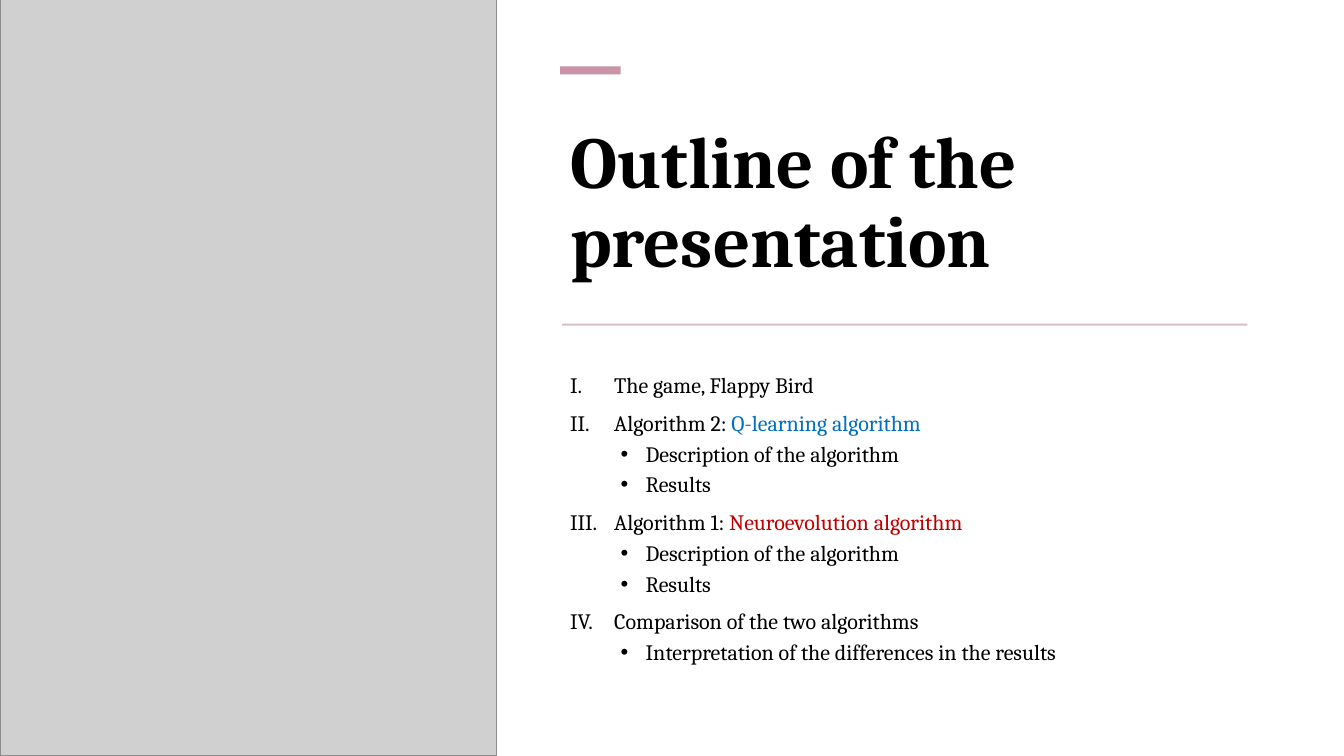
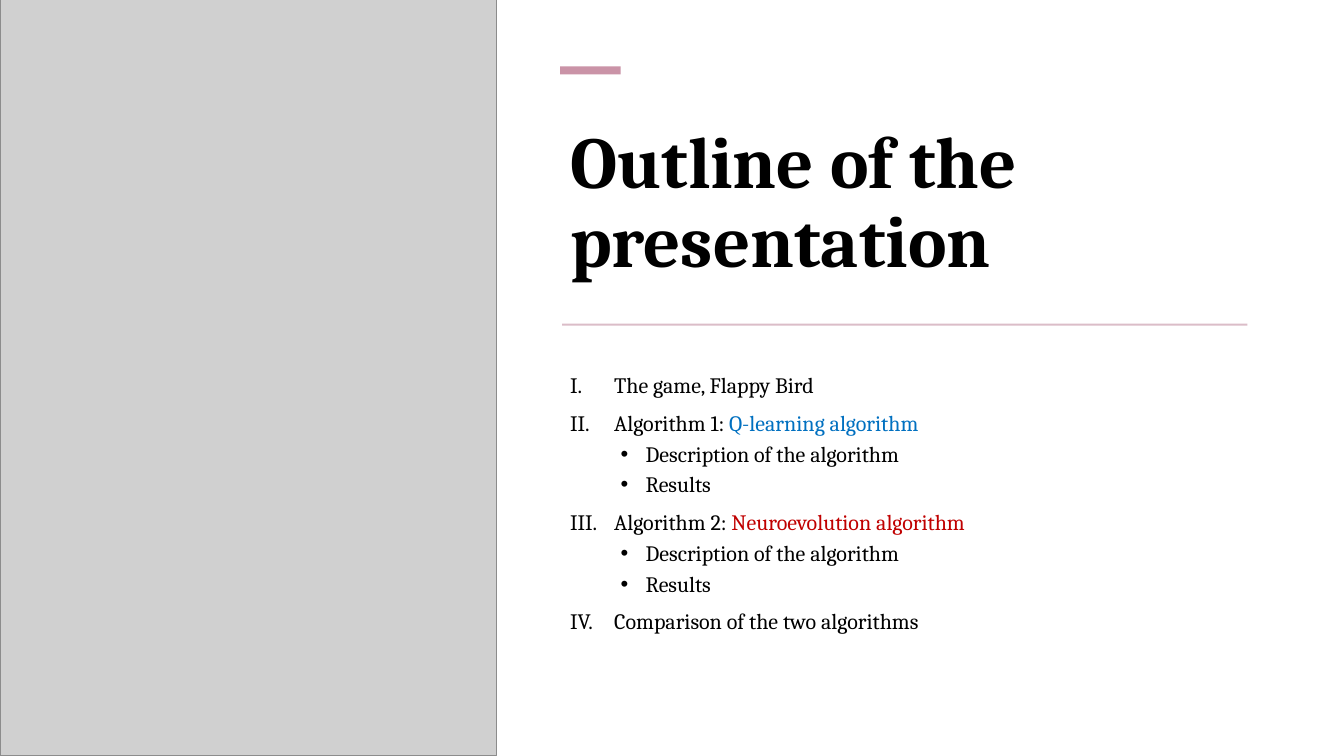
Before and after one commit to lucabonengel/FlappyProject, a slide deck: slide 3 of slides.pptx. Drawn at 1344x756 pixels with LibreOffice and Linux fonts; fonts in the diff are those of the drawing; grey boxes stand for pictures. Boxes give left, top, right and bottom in pixels: in the first picture for what was removed or moved away, otherwise in the second. Text is boxed around its words. In the diff, an @@ line names an element or a change of style, - is before the commit and + after.

```diff
--- a/slides.pptx
+++ b/slides.pptx
@@ text at (x1=614, y1=415, x2=919, y2=436): text changed @@
-II. Algorithm 2: Q-learning algorithm
+II. Algorithm 1: Q-learning algorithm
@@ text at (x1=614, y1=514, x2=965, y2=535): text changed @@
-III. Algorithm 1: Neuroevolution algorithm
+III. Algorithm 2: Neuroevolution algorithm
@@ text at (x1=646, y1=644, x2=1055, y2=665): paragraph removed @@
-  • Interpretation of the differences in the results
```
Also in this commit, not shown: 10 other slides changed, 11 slides added, 5 other files.
